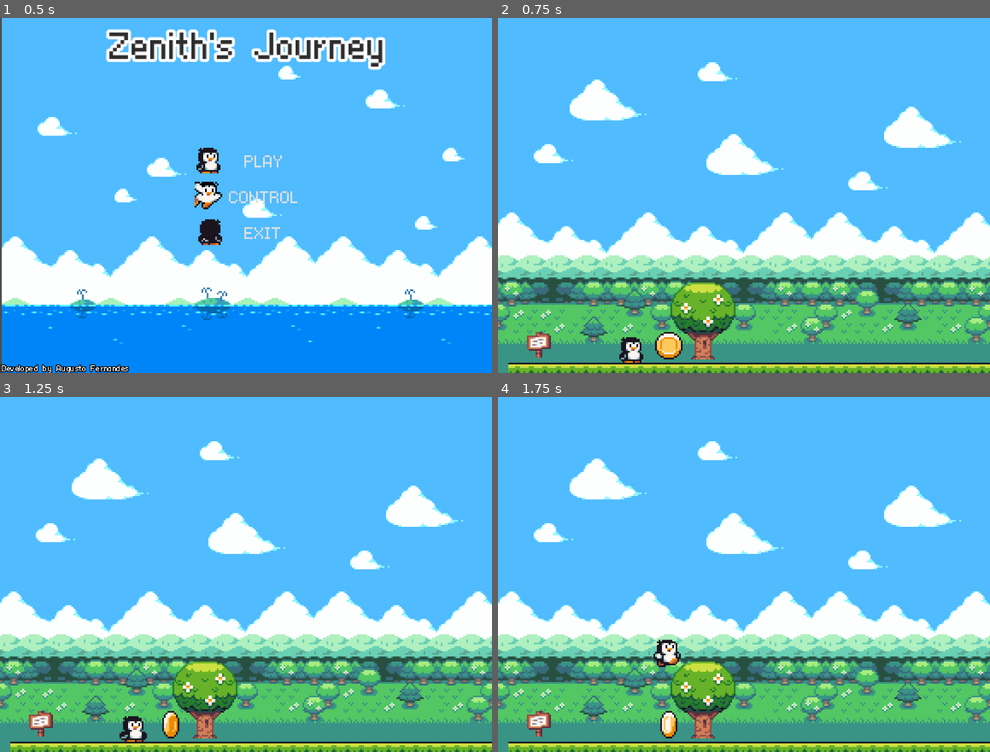
Above: before the commit, frames 1-4 (two rows, left to right).
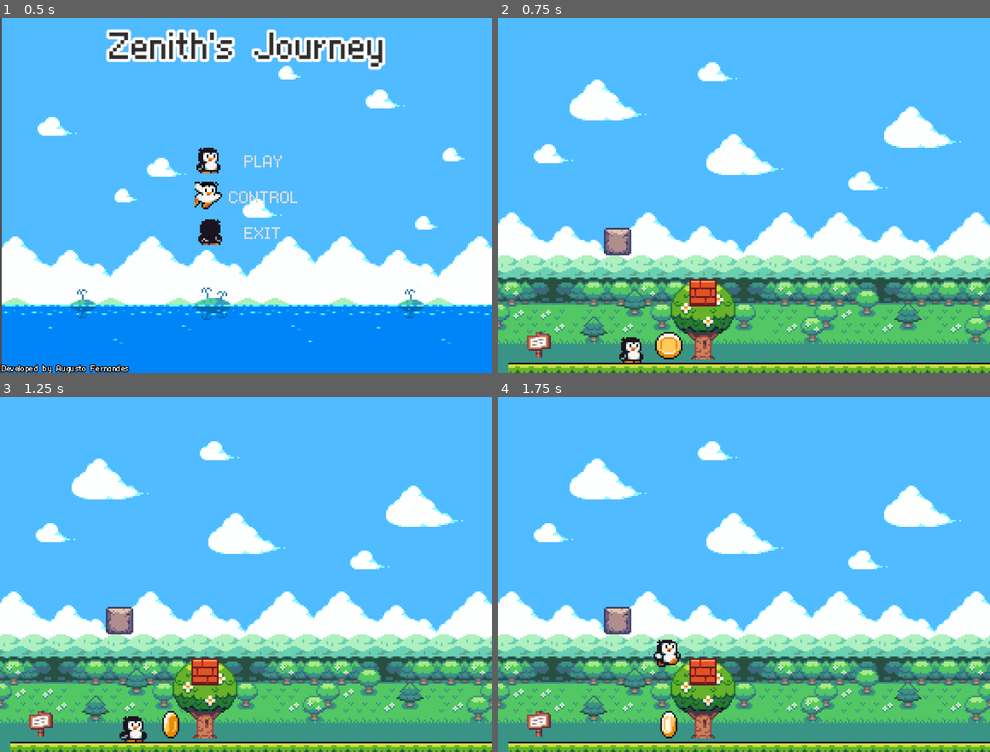
Above: after the commit, the same moments.

Repository: AugustoFernandesc/meu-primerio-jogo-2d
Game: Godot game, scene res://ui/main_menu.tscn
Two runs of this game, one before a commit and one after it. Both use one fixed random seed, a clock stepped at 60 frames per second and the inputs below.
Inputs (mouse positions are in pixels of both pictures, inside the frame that each line leads up to):
- Up to frame 1 (0.5 s): no input
- Up to frame 2 (0.75 s): click "PLAY" at 0.5 s
- Up to frame 3 (1.25 s): no input
- Up to frame 4 (1.75 s): move the mouse to (852, 556) at 1.27 s; hold D (right) from 1.28 s (still down); click (852, 556) at 1.35 s; tap Space (jump) at 1.52 s

Frame 1 is identical in both runs. In frame 2, 0.9% of the frame differs, in the area x 21-45%, y 59-82%; in frame 3, 0.9%; in frame 4, 0.9%.

Commit message:
feat: blocos soltam moedas por impacto e possuem vida

Diff:
--- /dev/null
+++ b/entities/interactables/box_pieces.tscn
@@ -0,0 +1,12 @@
+[gd_scene load_steps=2 format=3 uid="uid://taagbq6h2hc"]
+
+[ext_resource type="Script" uid="uid://ctpg6owxm06sy" path="res://scripts/box_pieces.gd" id="1_gyw3c"]
+
+[node name="box_pieces" type="RigidBody2D"]
+script = ExtResource("1_gyw3c")
+
+[node name="texture" type="Sprite2D" parent="."]
+
+[node name="VisibleOnScreenNotifier2D" type="VisibleOnScreenNotifier2D" parent="."]
+
+[connection signal="screen_exited" from="VisibleOnScreenNotifier2D" to="." method="_on_visible_on_screen_notifier_2d_screen_exited"]
--- /dev/null
+++ b/entities/interactables/break_box.tscn
@@ -0,0 +1,90 @@
+[gd_scene load_steps=7 format=3 uid="uid://cc33erjqx7dux"]
+
+[ext_resource type="Script" uid="uid://c3x2a4cr5tyou" path="res://scripts/break_box.gd" id="1_b5u08"]
+[ext_resource type="Texture2D" uid="uid://dur8r020a8guw" path="res://sprites/Seasonal Tilesets/5 - Misc. universal tiles/Blocks (16 x 16).png" id="1_vl7yn"]
+
+[sub_resource type="RectangleShape2D" id="RectangleShape2D_b5u08"]
+size = Vector2(16, 16)
+
+[sub_resource type="Animation" id="Animation_b5u08"]
+resource_name = "hit"
+length = 0.3
+tracks/0/type = "value"
+tracks/0/imported = false
+tracks/0/enabled = true
+tracks/0/path = NodePath("texture:scale")
+tracks/0/interp = 1
+tracks/0/loop_wrap = true
+tracks/0/keys = {
+"times": PackedFloat32Array(0, 0.13333334, 0.23333333),
+"transitions": PackedFloat32Array(1, 1, 1),
+"update": 0,
+"values": [Vector2(1, 1), Vector2(1, 0.5), Vector2(1, 1)]
+}
+tracks/1/type = "value"
+tracks/1/imported = false
+tracks/1/enabled = true
+tracks/1/path = NodePath("texture:modulate")
+tracks/1/interp = 1
+tracks/1/loop_wrap = true
+tracks/1/keys = {
+"times": PackedFloat32Array(0, 0.13333334, 0.23333333),
+"transitions": PackedFloat32Array(1, 1, 1),
+"update": 0,
+"values": [Color(1, 1, 1, 1), Color(0.9383, 4.3736927e-06, 7.467279e-07, 1), Color(1, 1, 1, 1)]
+}
+
+[sub_resource type="Animation" id="Animation_td55k"]
+length = 0.001
+tracks/0/type = "value"
+tracks/0/imported = false
+tracks/0/enabled = true
+tracks/0/path = NodePath("texture:scale")
+tracks/0/interp = 1
+tracks/0/loop_wrap = true
+tracks/0/keys = {
+"times": PackedFloat32Array(0),
+"transitions": PackedFloat32Array(1),
+"update": 0,
+"values": [Vector2(1, 1)]
+}
+tracks/1/type = "value"
+tracks/1/imported = false
+tracks/1/enabled = true
+tracks/1/path = NodePath("texture:modulate")
+tracks/1/interp = 1
+tracks/1/loop_wrap = true
+tracks/1/keys = {
+"times": PackedFloat32Array(0),
+"transitions": PackedFloat32Array(1),
+"update": 0,
+"values": [Color(1, 1, 1, 1)]
+}
+
+[sub_resource type="AnimationLibrary" id="AnimationLibrary_odpk3"]
+_data = {
+&"RESET": SubResource("Animation_td55k"),
+&"hit": SubResource("Animation_b5u08")
+}
+
+[node name="break_box" type="CharacterBody2D" groups=["breakable"]]
+collision_layer = 128
+collision_mask = 2
+script = ExtResource("1_b5u08")
+pieces = PackedStringArray("res://sprites/block breaking/brick-piece-01.png", "res://sprites/block breaking/brick-piece-02.png", "res://sprites/block breaking/brick-piece-03.png", "res://sprites/block breaking/brick-piece-04.png")
+
+[node name="texture" type="Sprite2D" parent="."]
+texture = ExtResource("1_vl7yn")
+region_enabled = true
+region_rect = Rect2(16, 16, 16, 16)
+
+[node name="CollisionShape2D" type="CollisionShape2D" parent="."]
+shape = SubResource("RectangleShape2D_b5u08")
+
+[node name="anim" type="AnimationPlayer" parent="."]
+libraries = {
+&"": SubResource("AnimationLibrary_odpk3")
+}
+
+[node name="spawn_coin" type="Marker2D" parent="."]
+position = Vector2(0, -8)
--- /dev/null
+++ b/entities/interactables/coin_rigid.tscn
@@ -0,0 +1,16 @@
+[gd_scene load_steps=3 format=3 uid="uid://c0gwo5ryoof80"]
+
+[ext_resource type="PackedScene" uid="uid://wyw3quke2ad4" path="res://entities/interactables/coin.tscn" id="1_2m7fa"]
+
+[sub_resource type="CircleShape2D" id="CircleShape2D_qt6oa"]
+radius = 9.0
+
+[node name="coin_rigid" type="RigidBody2D"]
+collision_layer = 0
+lock_rotation = true
+
+[node name="coin" parent="." instance=ExtResource("1_2m7fa")]
+
+[node name="CollisionShape2D" type="CollisionShape2D" parent="."]
+shape = SubResource("CircleShape2D_qt6oa")
+debug_color = Color(0.96019214, 0, 0.5201233, 0.41960785)
--- a/entities/player.tscn
+++ b/entities/player.tscn
@@ -298,12 +298,11 @@
 z_index = 1
 texture_filter = 1
 sprite_frames = SubResource("SpriteFrames_ef06p")
-animation = &"knock_back"
-frame_progress = 1.0
+animation = &"idle"
 
 [node name="hitbox" type="Area2D" parent="."]
 collision_layer = 2
-collision_mask = 52
+collision_mask = 180
 
 [node name="CollisionShape2D" type="CollisionShape2D" parent="hitbox"]
 position = Vector2(0, 0.25)
--- a/project.godot
+++ b/project.godot
@@ -83,6 +83,7 @@
 2d_physics/layer_5="lethal_area"
 2d_physics/layer_6="underWater"
 2d_physics/layer_7="items"
+2d_physics/layer_8="interactables"
 
 [rendering]
 
--- a/scene/forest.tscn
+++ b/scene/forest.tscn
@@ -15,12 +15,12 @@
 [ext_resource type="Texture2D" uid="uid://duc888fegic27" path="res://sprites/Seasonal Tilesets/2 - Autumn Forest/Background parts/1 - Leaf_top.png" id="8_gwku7"]
 [ext_resource type="TileSet" uid="uid://dsxpykil5e700" path="res://tiles/lava.tres" id="8_p7yhu"]
 [ext_resource type="PackedScene" uid="uid://irdniibgdeim" path="res://entities/camera.tscn" id="9_jo4av"]
-[ext_resource type="PackedScene" path="res://entities/moving_plataform.tscn" id="9_ysu3w"]
+[ext_resource type="PackedScene" uid="uid://cj3mp57jxeika" path="res://entities/interactables/moving_plataform.tscn" id="9_ysu3w"]
 [ext_resource type="PackedScene" uid="uid://swwcnfexgxfq" path="res://entities/levelend.tscn" id="15_boiax"]
 [ext_resource type="PackedScene" uid="uid://c27sgxxjgpndc" path="res://entities/skeleton.tscn" id="16_0xhum"]
-[ext_resource type="PackedScene" uid="uid://d1p5eydg1xnl" path="res://entities/broken_block.tscn" id="18_cwbpd"]
+[ext_resource type="PackedScene" uid="uid://d1p5eydg1xnl" path="res://entities/interactables/broken_block.tscn" id="18_cwbpd"]
 [ext_resource type="PackedScene" uid="uid://cg6tu755f4sar" path="res://ui/pause_menu.tscn" id="20_dki5c"]
-[ext_resource type="PackedScene" uid="uid://wyw3quke2ad4" path="res://entities/coin.tscn" id="21_cvgm6"]
+[ext_resource type="PackedScene" uid="uid://wyw3quke2ad4" path="res://entities/interactables/coin.tscn" id="21_cvgm6"]
 
 [sub_resource type="TileSetAtlasSource" id="TileSetAtlasSource_gwku7"]
 texture = ExtResource("3_jxvlp")
--- a/scene/grassland.tscn
+++ b/scene/grassland.tscn
@@ -11,7 +11,9 @@
 [ext_resource type="PackedScene" uid="uid://irdniibgdeim" path="res://entities/camera.tscn" id="9_5evsw"]
 [ext_resource type="PackedScene" uid="uid://swwcnfexgxfq" path="res://entities/levelend.tscn" id="10_d4ph7"]
 [ext_resource type="PackedScene" uid="uid://cg6tu755f4sar" path="res://ui/pause_menu.tscn" id="11_dm3bm"]
-[ext_resource type="PackedScene" uid="uid://wyw3quke2ad4" path="res://entities/coin.tscn" id="12_wgvfe"]
+[ext_resource type="PackedScene" uid="uid://wyw3quke2ad4" path="res://entities/interactables/coin.tscn" id="12_wgvfe"]
+[ext_resource type="PackedScene" uid="uid://d1p5eydg1xnl" path="res://entities/interactables/broken_block.tscn" id="13_tcqb0"]
+[ext_resource type="PackedScene" uid="uid://cc33erjqx7dux" path="res://entities/interactables/break_box.tscn" id="14_u35md"]
 
 [node name="grassland" type="Node2D"]
 
@@ -99,3 +101,9 @@
 
 [node name="coin" parent="coins" instance=ExtResource("12_wgvfe")]
 position = Vector2(100, 192)
+
+[node name="brokenBlock" parent="." instance=ExtResource("13_tcqb0")]
+position = Vector2(70, 131)
+
+[node name="break_box" parent="." instance=ExtResource("14_u35md")]
+position = Vector2(120, 161)
--- /dev/null
+++ b/scripts/box_pieces.gd
@@ -0,0 +1,4 @@
+extends RigidBody2D
+
+func _on_visible_on_screen_notifier_2d_screen_exited() -> void:
+	queue_free()
--- /dev/null
+++ b/scripts/break_box.gd
@@ -0,0 +1,28 @@
+extends CharacterBody2D
+
+const box_pieces = preload("res://entities/interactables/box_pieces.tscn")
+const coin_instance = preload("res://entities/interactables/coin_rigid.tscn")
+
+@onready var anim: AnimationPlayer = $anim
+@onready var spawn_coin: Marker2D = $spawn_coin
+@export var pieces: PackedStringArray
+@export var hit_points = 3
+var impulse = 200
+
+func break_sprite():
+	for piece in pieces.size():
+		var piece_instance = box_pieces.instantiate()
+		get_parent().add_child(piece_instance)
+		piece_instance.get_node("texture").texture = load(pieces[piece])
+		piece_instance.global_position = global_position
+		piece_instance.apply_impulse(Vector2(randi_range(-impulse, impulse), randi_range(-impulse, -impulse * 2)))
+	queue_free()
+
+func create_coin():
+	var coin = coin_instance.instantiate()
+	get_parent().call_deferred("add_child", coin)
+	coin.global_position = spawn_coin.global_position
+	coin.apply_impulse(Vector2(randi_range(-50,50), -150))
+
+func take_hit():
+	anim.play("hit")
--- a/scripts/player.gd
+++ b/scripts/player.gd
@@ -313,6 +313,17 @@
 	if body.is_in_group("lava"):
 		is_invincible = false
 		go_to_knock_back_state(Vector2(0, -200))
+	if body.has_method("break_sprite"):
+		if velocity.y < 0:
+			body.hit_points -= 1
+			if body.has_method("take_hit"):
+				body.take_hit()
+			velocity.y = 0
+			go_to_fall_state()
+		if body.hit_points < 0:
+			body.break_sprite()
+		body.create_coin()
+
 
 func _on_hitbox_body_exited(body: Node2D) -> void:
 	if body.is_in_group("water"):
Renamed: entities/broken_block.tscn -> entities/interactables/broken_block.tscn
Renamed: entities/coin.tscn -> entities/interactables/coin.tscn
Renamed: entities/moving_plataform.tscn -> entities/interactables/moving_plataform.tscn
Not shown: 1 places in scene/grassland.tscn that only renumber resources
Not shown, added: scripts/box_pieces.gd.uid
Not shown, added: scripts/break_box.gd.uid
Binary file added: sprites/block breaking/brick-piece-01.png
Not shown, added: sprites/block breaking/brick-piece-01.png.import
Binary file added: sprites/block breaking/brick-piece-02.png
Not shown, added: sprites/block breaking/brick-piece-02.png.import
Binary file added: sprites/block breaking/brick-piece-03.png
Not shown, added: sprites/block breaking/brick-piece-03.png.import
(and 2 more such lines)
